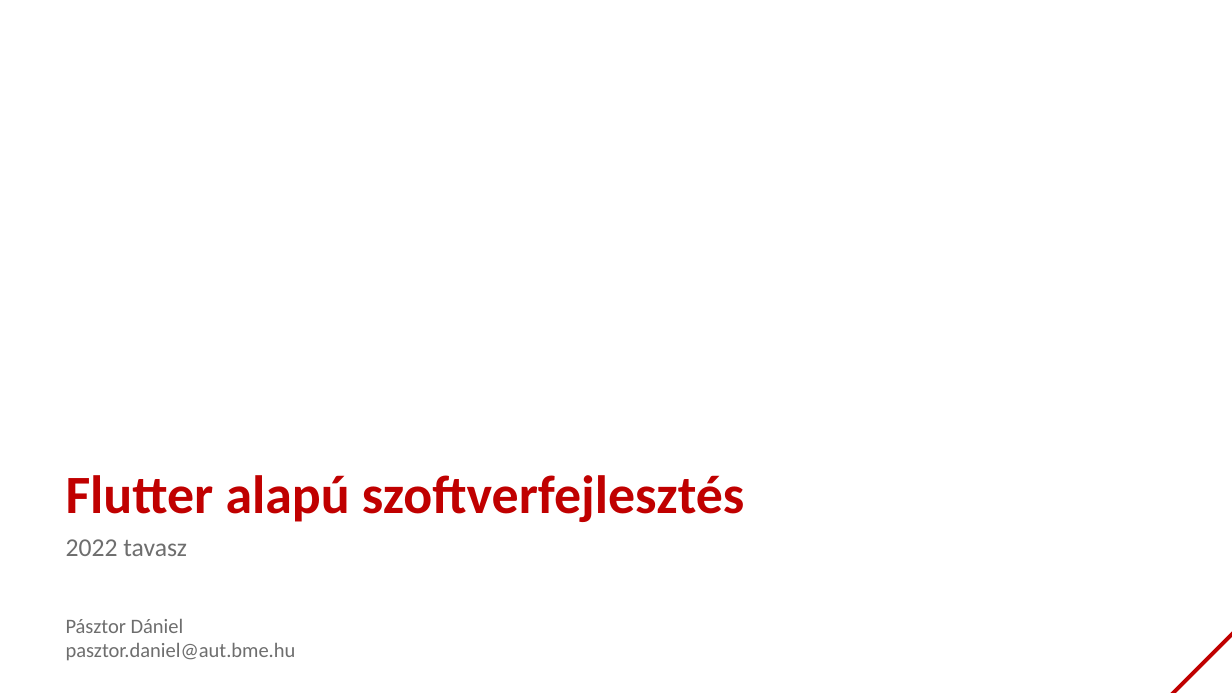
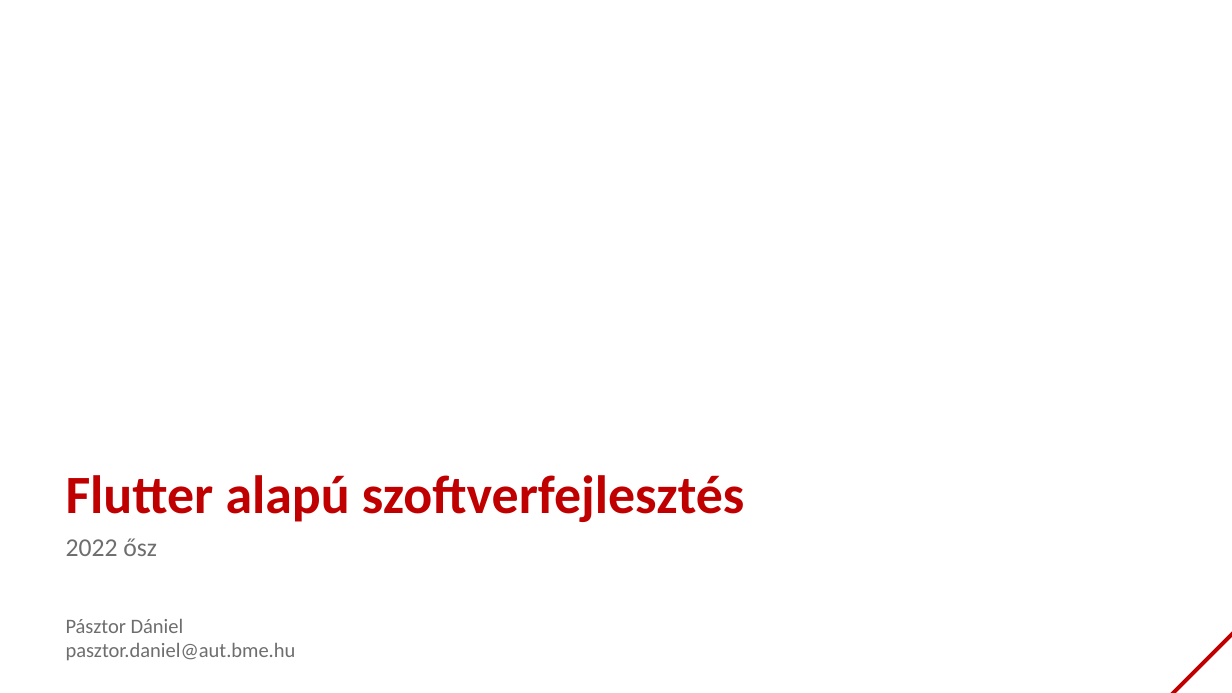
Before and after one commit to bmeaut/VIAUAV45, a slide deck: slide 1 of extras/lecture_01_2021.pptx. Drawn at 1232x693 pixels with LibreOffice and Linux fonts; fonts in the diff are those of the drawing; background and template pictures are left out. Boxes give left, top, right and bottom in pixels: in the first picture for what was removed or moved away, otherwise in the second. Text is boxed around its words. In the diff, an @@ line names an element or a change of style, - is before the commit and + after.

```diff
--- a/extras/lecture_01_2021.pptx
+++ b/extras/lecture_01_2021.pptx
@@ text at [66,538,157,556]: text changed @@
-2022 tavasz
+2022 ősz
```
Also in this commit, not shown: 2 other slides changed.
